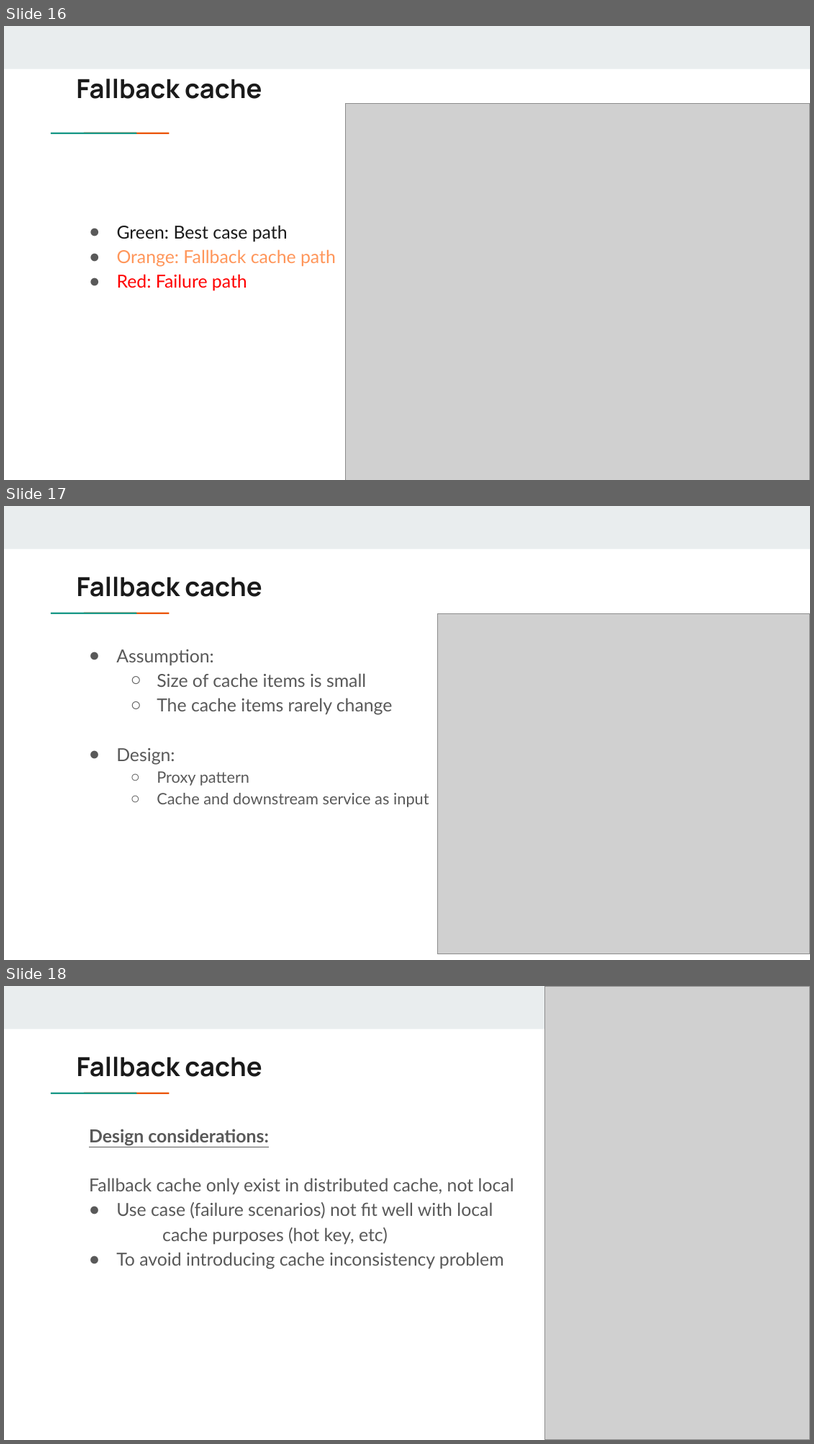
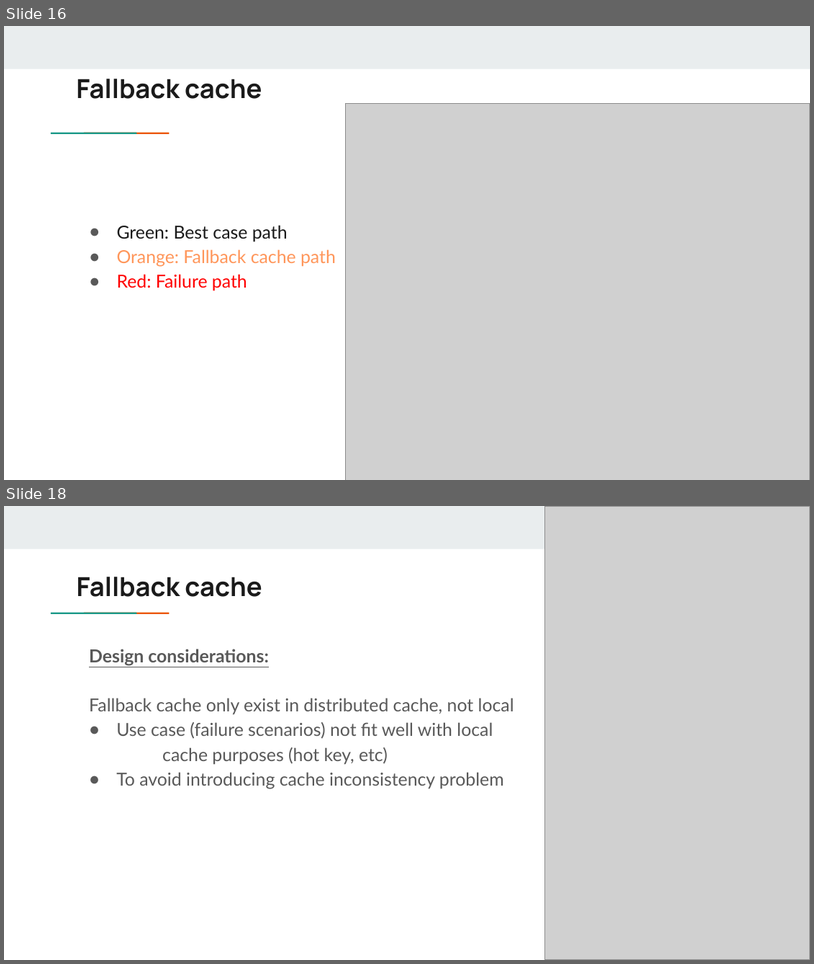
Before and after one commit to DreamOfTheRedChamber/my-resume, a slide deck: ExperiencesTalks/AuthzServiceMigration.pptx. Shown one above the other, each under a label of ours: slides 16, 17 and 18 before the commit, slides 16 and 18 after it; the slides between them are not shown. The pictures are 814x1444 and 814x964 pixels, drawn with LibreOffice and Linux fonts; fonts in the diff are those of the drawing; grey boxes stand for pictures. Boxes give left, top, right and bottom in pixels: in the first picture for what was removed or moved away, otherwise in the second. Text is boxed around its words. In the diff, an @@ line names an element or a change of style, - is before the commit and + after.

```diff
--- a/ExperiencesTalks/AuthzServiceMigration.pptx
+++ b/ExperiencesTalks/AuthzServiceMigration.pptx
@@ slide 17 removed at [4, 506, 810, 960], background #FFFFFF; not listed: 3 template elements that a slide beside it also shows @@
@@ title removed at [77, 577, 262, 597] @@
-Fallback cache
@@ picture removed at [438, 614, 810, 954] @@
@@ text removed at [116, 649, 430, 807] @@
-● Assumption:
-  ○ Size of cache items is small
-  ○ The cache items rarely change
-● Design:
-  ○ Proxy pattern
-  ○ Cache and downstream service as input
```
Also in this commit, not shown: 4 slides changed.
